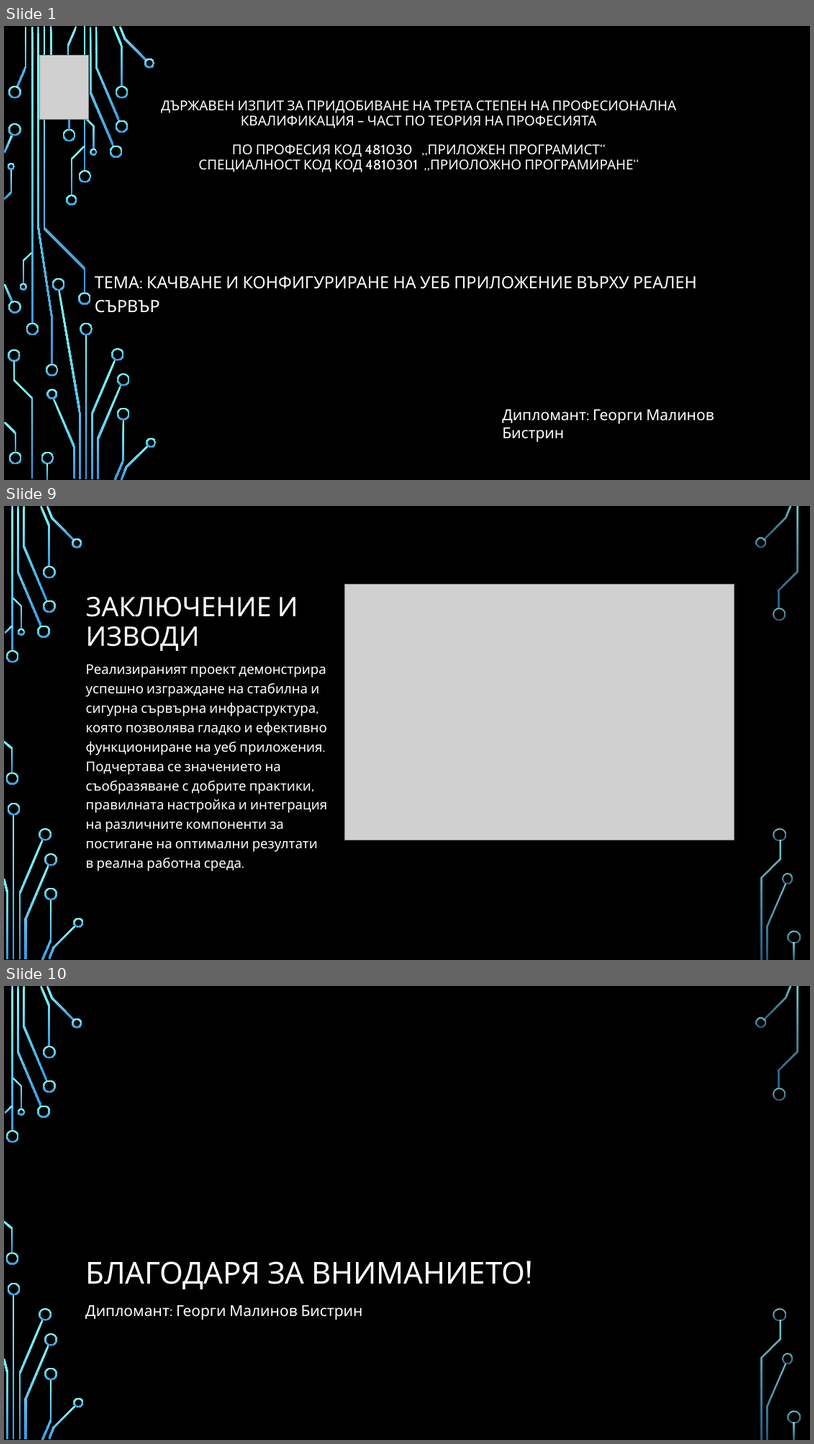
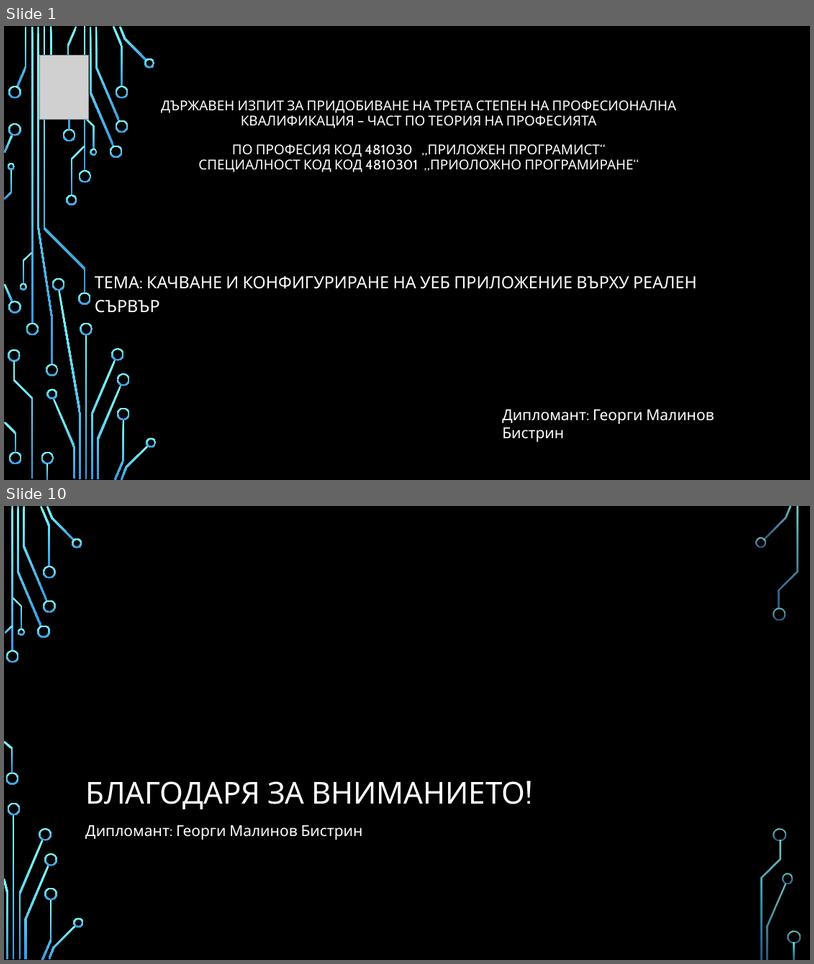
Before and after one commit to pgee-dzi2024/Theme_2508, a slide deck: dr/presentation.pptx. Shown one above the other, each under a label of ours: slides 1, 9 and 10 before the commit, slides 1 and 10 after it; the slides between them are not shown. The pictures are 814x1444 and 814x964 pixels, drawn with LibreOffice and Linux fonts; fonts in the diff are those of the drawing; grey boxes stand for pictures; background and template pictures are left out. Boxes give left, top, right and bottom in pixels: in the first picture for what was removed or moved away, otherwise in the second. Text is boxed around its words. In the diff, an @@ line names an element or a change of style, - is before the commit and + after.

```diff
--- a/dr/presentation.pptx
+++ b/dr/presentation.pptx
@@ slide 9 removed at (x1=4, y1=506, x2=810, y2=960), background picture (left out); not listed: 36 template elements that a slide beside it also shows @@
@@ picture removed at (x1=345, y1=584, x2=735, y2=840) @@
@@ title removed at (x1=86, y1=597, x2=298, y2=651) @@
-ЗАКЛЮЧЕНИЕ И ИЗВОДИ
@@ text removed at (x1=86, y1=664, x2=327, y2=871) @@
-Реализираният проект демонстрира успешно изграждане на стабилна и сигурна сървърна инфраструктура, която позволява гладко и ефективно функциониране на уеб приложения. Подчертава се значението на съобразяване с добрите практики, правилната настройка и интеграция на различните компоненти за постигане на оптимални резултати в реална работна среда.
```
Also in this commit, not shown: 7 slides changed, 1 slide added, 3 other files.
